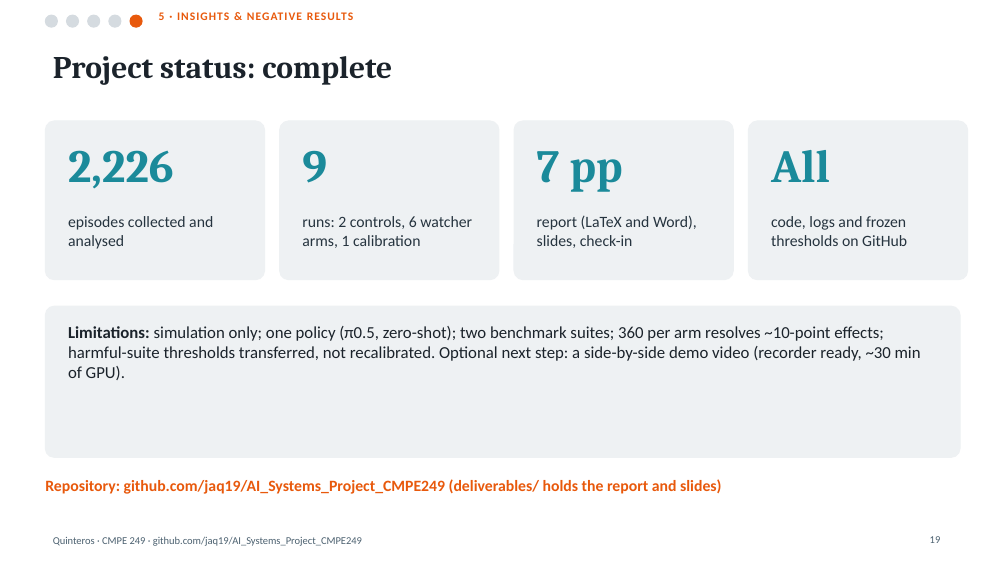
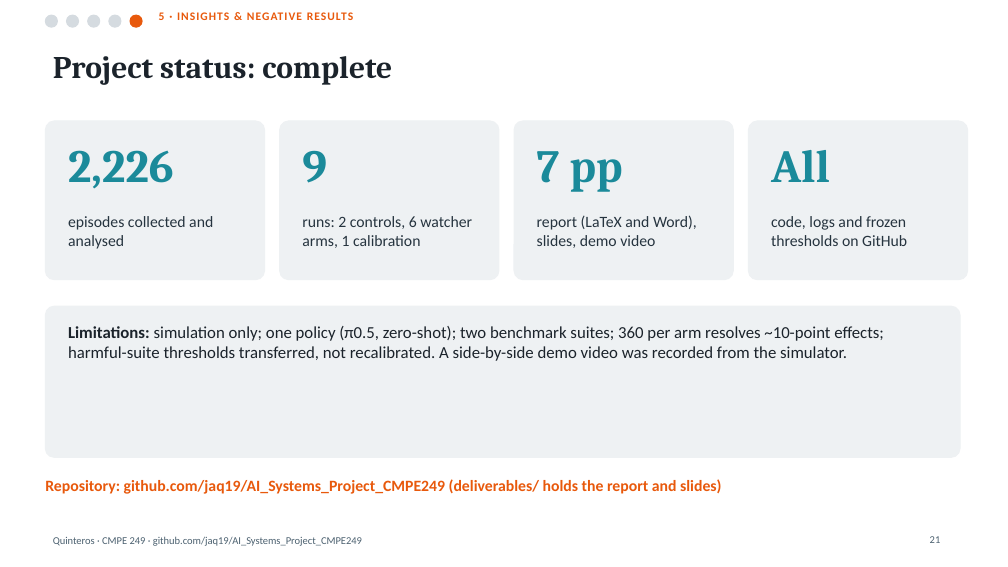
Before and after one commit to jaq19/AI_Systems_Project_CMPE249, a slide deck: slide 21 of deliverables/VLA_Watcher_Slides_Quinteros.pptx (slide 19 before the commit). Drawn at 1008x567 pixels with LibreOffice and Linux fonts; fonts in the diff are those of the drawing. Boxes give left, top, right and bottom in pixels: in the first picture for what was removed or moved away, otherwise in the second. Text is boxed around its words. In the diff, an @@ line names an element or a change of style, - is before the commit and + after.

Commit message:
Deliverables: slides with demo + demo video

```diff
--- a/deliverables/VLA_Watcher_Slides_Quinteros.pptx
+++ b/deliverables/VLA_Watcher_Slides_Quinteros.pptx
@@ text at (537,215,697,248): text changed @@
-report (LaTeX and Word), slides, check-in
+report (LaTeX and Word), slides, demo video
@@ text at (68,326,884,361): text changed @@
-Limitations: simulation only; one policy (π0.5, zero-shot); two benchmark suites; 360 per arm resolves ~10-point effects; harmful-suite thresholds transferred, not recalibrated. Optional next step: a side-by-side demo video (recorder ready, ~30 min of GPU).
+Limitations: simulation only; one policy (π0.5, zero-shot); two benchmark suites; 360 per arm resolves ~10-point effects; harmful-suite thresholds transferred, not recalibrated. A side-by-side demo video was recorded from the simulator.
@@ page number at (930,536,941,543): text changed @@
-19
+21
```
Also in this commit, not shown: 1 other slide changed, 2 slides added.
